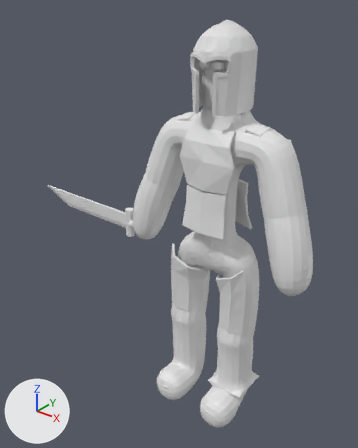
One commit to the Blender file Assets/Models/unit/standard.blend: the scene before it, then after it.
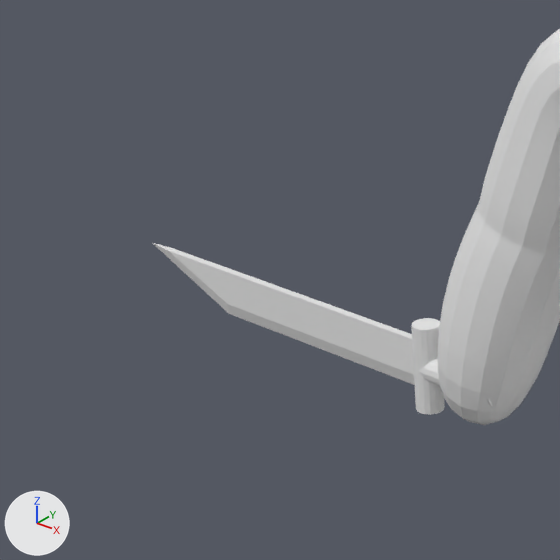
Each version is shown whole from a camera (50 mm lens) standing at (3.01, -4.48, 5.15) and looking at (-0.66, 0.11, 2.3), then close up on the part from 0% to 47% of the width and 25% to 63% of the height. Lighting does not change. The marker at lower left points along +X, +Y and +Z. The last two pictures show the newer version.

Objects in the first close-up: 'Body', 'Cube', 'Cylinder.001', 'Sword'.
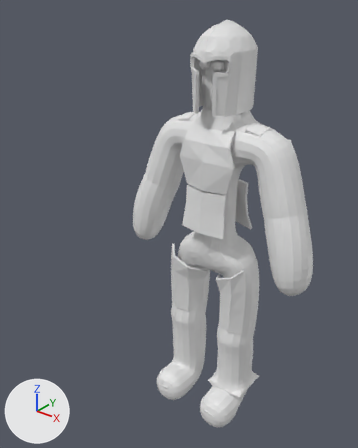
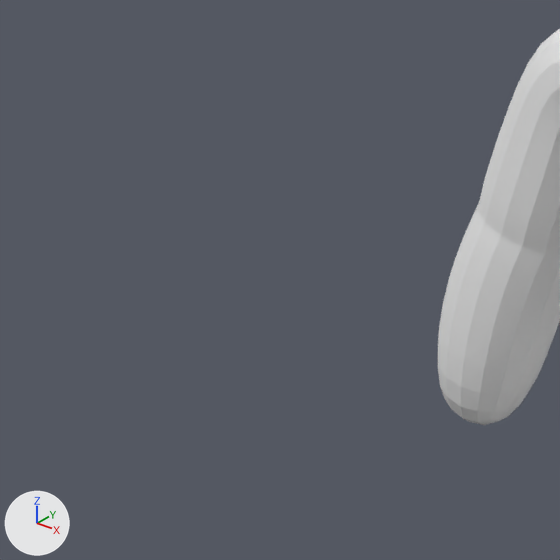
Changed parts and their boxes [x1, y1, x2, y2] in the close-ups (560 x 560 px):
'Cube', deleted
    before: [153, 243, 415, 385]
'Cylinder.001', deleted
    before: [411, 318, 445, 415]
'Sword', deleted
    before: [418, 358, 493, 406]

Patch to the scene script:
```diff
--- a/Assets/Models/unit/standard.blend.py
+++ b/Assets/Models/unit/standard.blend.py
@@ ob_cylinder_001 @@
-ob_cylinder_001 = bpy.data.objects.new('Cylinder.001', me_cylinder_001)
-ob_cylinder_001.parent = ob_sword
-ob_cylinder_001.matrix_parent_inverse = Matrix(((15.63, 0.0, 0.0, -0.667), (0.0, 1.667, 0.0, 0.0), (0.0, 0.0, 1.667, 0.0), (0.0, 0.0, 0.0, 1.0)))
-ob_cylinder_001.location = (0.235, 0.0, 0.0)
-ob_cylinder_001.rotation_euler = (0.0, 0.0, 1.571)  # degrees (0, 0, 90)
-ob_cylinder_001.scale = (0.064, 0.6, 0.6)
@@ ob_sword @@
-ob_sword = bpy.data.objects.new('Sword', me_cylinder_002)
-ob_sword.location = (-1.116, -0.141, 2.229)
-ob_sword.rotation_euler = (-1.571, -3.142, 0.0)  # degrees (-90, -180, 0)
-ob_sword.scale = (0.064, 0.6, 0.6)
@@ ob_cube @@
-ob_cube = bpy.data.objects.new('Cube', me_cube_001)
-ob_cube.parent = ob_sword
-ob_cube.matrix_parent_inverse = Matrix(((15.63, 0.0, 0.0, -0.667), (0.0, 1.667, 0.0, 0.0), (0.0, 0.0, 1.667, 0.0), (0.0, 0.0, 0.0, 1.0)))
-ob_cube.location = (0.0427, 0.0, 0.0)
-ob_cube.scale = (0.6, 0.6, 0.6)
```
